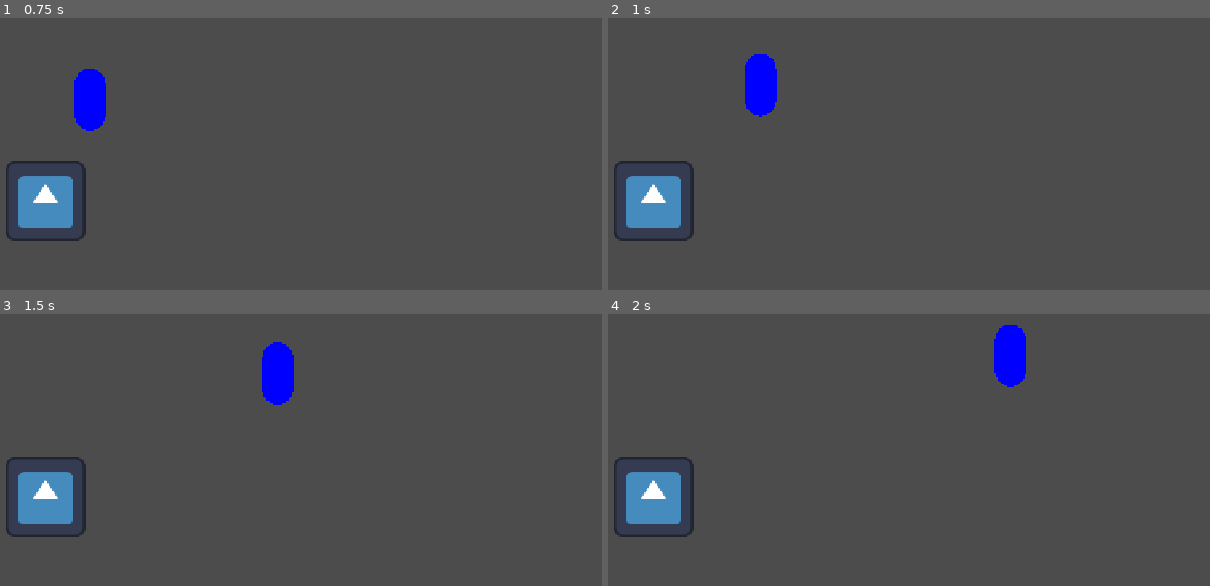
Above: before the commit, frames 1-4 (two rows, left to right).
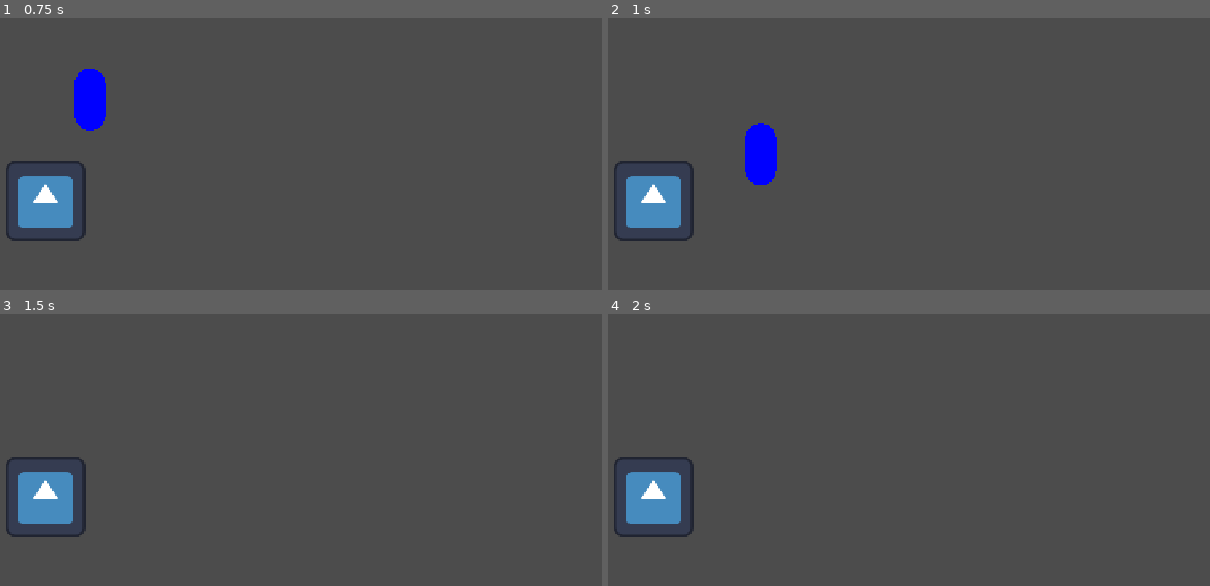
Above: after the commit, the same moments.

Repository: srNando0/Game-Jam-JGS
Game: Godot game, scene res://test_physics/test_physics.tscn
Same seed, same stepped clock (60 frames per second), same inputs: the game is played once before the commit and once after it. The project has no main scene, so this scene is started directly. The engine's default icon, where the game draws it, is replaced by a stand-in: a white triangle on a blue panel in a dark square.
Inputs:
- Up to frame 1 (0.75 s): tap Enter at 0.5 s; hold Right (right) from 0.53 s (still down); tap S (jump) at 0.6 s
- Up to frame 2 (1 s): keep holding Right (right); tap S (jump) at 0.77 s
- Up to frame 3 (1.5 s): keep holding Right (right); tap S (jump) at 1.07, 1.35 s
- Up to frame 4 (2 s): keep holding Right (right); tap S (jump) at 1.52, 1.82 s

Frame 1 is identical in both runs. In frame 2, 2.1% of the frame differs, in the area x 22-29%, y 13-62%; in frame 3, 1.1%; in frame 4, 1.1%.

Commit message:
add sound effect

Diff:
--- a/player/player.gd
+++ b/player/player.gd
@@ -7,6 +7,8 @@
 
 var motion: Vector2 = Vector2.ZERO
 
+var rng: RandomNumberGenerator = RandomNumberGenerator.new()
+
 
 static func rot_right(v: Vector2) -> Vector2:
 	return Vector2(-v.y, v.x)
@@ -15,8 +17,9 @@
 func _physics_process(delta: float) -> void:
 	# Horizontal movement
 	motion.x = speed * Input.get_axis("left", "right")
-	if Input.is_action_just_pressed("jump"):
+	if Input.is_action_just_pressed("jump") and is_on_floor():
 		start_jump(jump_height)
+		$Audios/Jump.play_random(rng, 0.1)
 	if Input.is_action_just_released("jump"):
 		stop_jump()
 
@@ -47,6 +50,9 @@
 	displacement += motion.x * delta * rot_right(up_direction)
 	# Vertical component
 	if is_on_floor():
+		if motion.y < 0.0:
+			$Audios/Fall.volume_linear = -motion.y/2000
+			$Audios/Fall.play_random(rng, 0.1)
 		motion.y = max(0.0, motion.y)
 		displacement += motion.y * delta * up_direction
 	else:
--- a/player/player.tscn
+++ b/player/player.tscn
@@ -1,6 +1,9 @@
-[gd_scene load_steps=3 format=3 uid="uid://uxgl1mx5i6rh"]
+[gd_scene load_steps=6 format=3 uid="uid://uxgl1mx5i6rh"]
 
 [ext_resource type="Script" uid="uid://bb6mcnnjhg84a" path="res://player/player.gd" id="1_oul6g"]
+[ext_resource type="AudioStream" uid="uid://tbhdcj37tnke" path="res://player/res/jump.wav" id="2_rkbax"]
+[ext_resource type="AudioStream" uid="uid://b45tf1x0uilv8" path="res://player/res/fall.wav" id="3_g1dw6"]
+[ext_resource type="Script" uid="uid://bq0p7umiddbb4" path="res://system/sound_effect_2d.gd" id="3_yw30f"]
 
 [sub_resource type="CapsuleShape2D" id="CapsuleShape2D_kqu6x"]
 radius = 25.0
@@ -19,3 +22,16 @@
 width = 50.0
 begin_cap_mode = 2
 end_cap_mode = 2
+
+[node name="Audios" type="Node2D" parent="."]
+
+[node name="Jump" type="AudioStreamPlayer2D" parent="Audios"]
+stream = ExtResource("2_rkbax")
+volume_db = -12.0
+script = ExtResource("3_yw30f")
+metadata/_custom_type_script = "uid://bq0p7umiddbb4"
+
+[node name="Fall" type="AudioStreamPlayer2D" parent="Audios"]
+stream = ExtResource("3_g1dw6")
+script = ExtResource("3_yw30f")
+metadata/_custom_type_script = "uid://bq0p7umiddbb4"
--- a/project.godot
+++ b/project.godot
@@ -41,6 +41,19 @@
 , Object(InputEventKey,"resource_local_to_scene":false,"resource_name":"","device":0,"window_id":0,"alt_pressed":false,"shift_pressed":false,"ctrl_pressed":false,"meta_pressed":false,"pressed":false,"keycode":0,"physical_keycode":83,"key_label":0,"unicode":0,"location":0,"echo":false,"script":null)
 ]
 }
+attack={
+"deadzone": 0.2,
+"events": [Object(InputEventJoypadButton,"resource_local_to_scene":false,"resource_name":"","device":-1,"button_index":2,"pressure":0.0,"pressed":false,"script":null)
+, Object(InputEventKey,"resource_local_to_scene":false,"resource_name":"","device":0,"window_id":0,"alt_pressed":false,"shift_pressed":false,"ctrl_pressed":false,"meta_pressed":false,"pressed":false,"keycode":0,"physical_keycode":65,"key_label":0,"unicode":0,"location":0,"echo":false,"script":null)
+]
+}
+dash={
+"deadzone": 0.2,
+"events": [Object(InputEventJoypadButton,"resource_local_to_scene":false,"resource_name":"","device":-1,"button_index":10,"pressure":0.0,"pressed":false,"script":null)
+, Object(InputEventJoypadMotion,"resource_local_to_scene":false,"resource_name":"","device":-1,"axis":5,"axis_value":1.0,"script":null)
+, Object(InputEventKey,"resource_local_to_scene":false,"resource_name":"","device":0,"window_id":0,"alt_pressed":false,"shift_pressed":false,"ctrl_pressed":false,"meta_pressed":false,"pressed":false,"keycode":0,"physical_keycode":68,"key_label":0,"unicode":0,"location":0,"echo":false,"script":null)
+]
+}
 
 [physics]
 
--- /dev/null
+++ b/system/sound_effect_2d.gd
@@ -0,0 +1,7 @@
+class_name SoundEffect2D extends AudioStreamPlayer2D
+
+func play_random(rng: RandomNumberGenerator, std: float) -> void:
+	var pitch: float = rng.randfn(0.0, std)
+	pitch = 2 ** pitch
+	pitch_scale = pitch
+	play()
Not shown, added: system/sound_effect_2d.gd.uid
